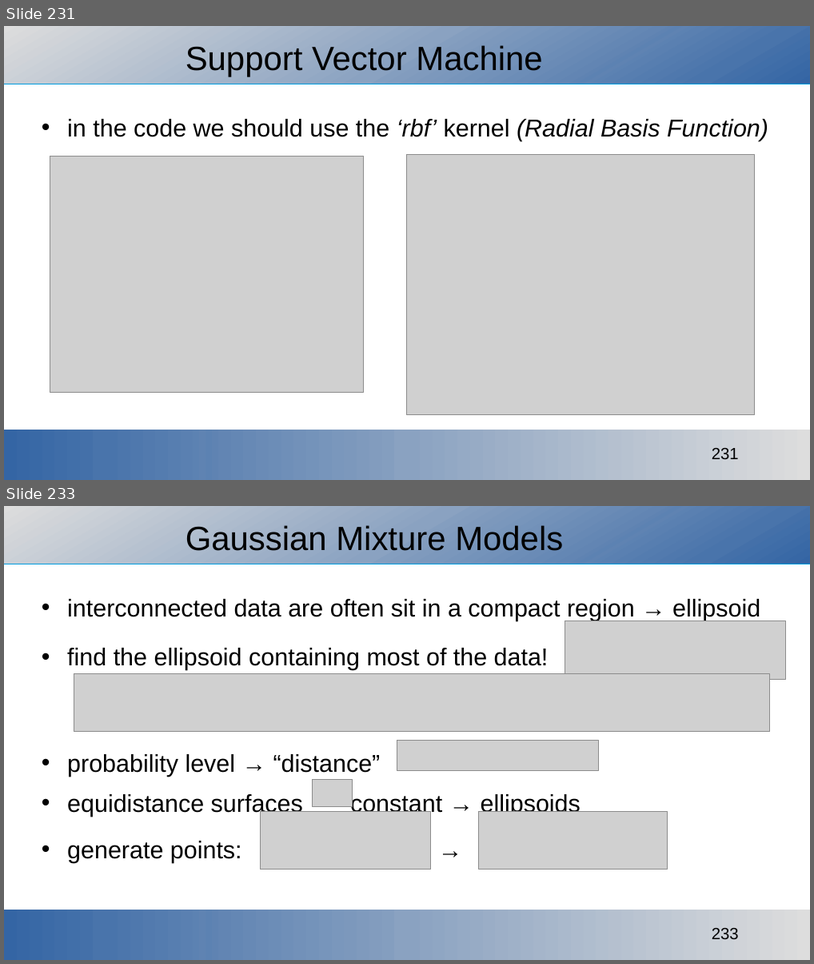
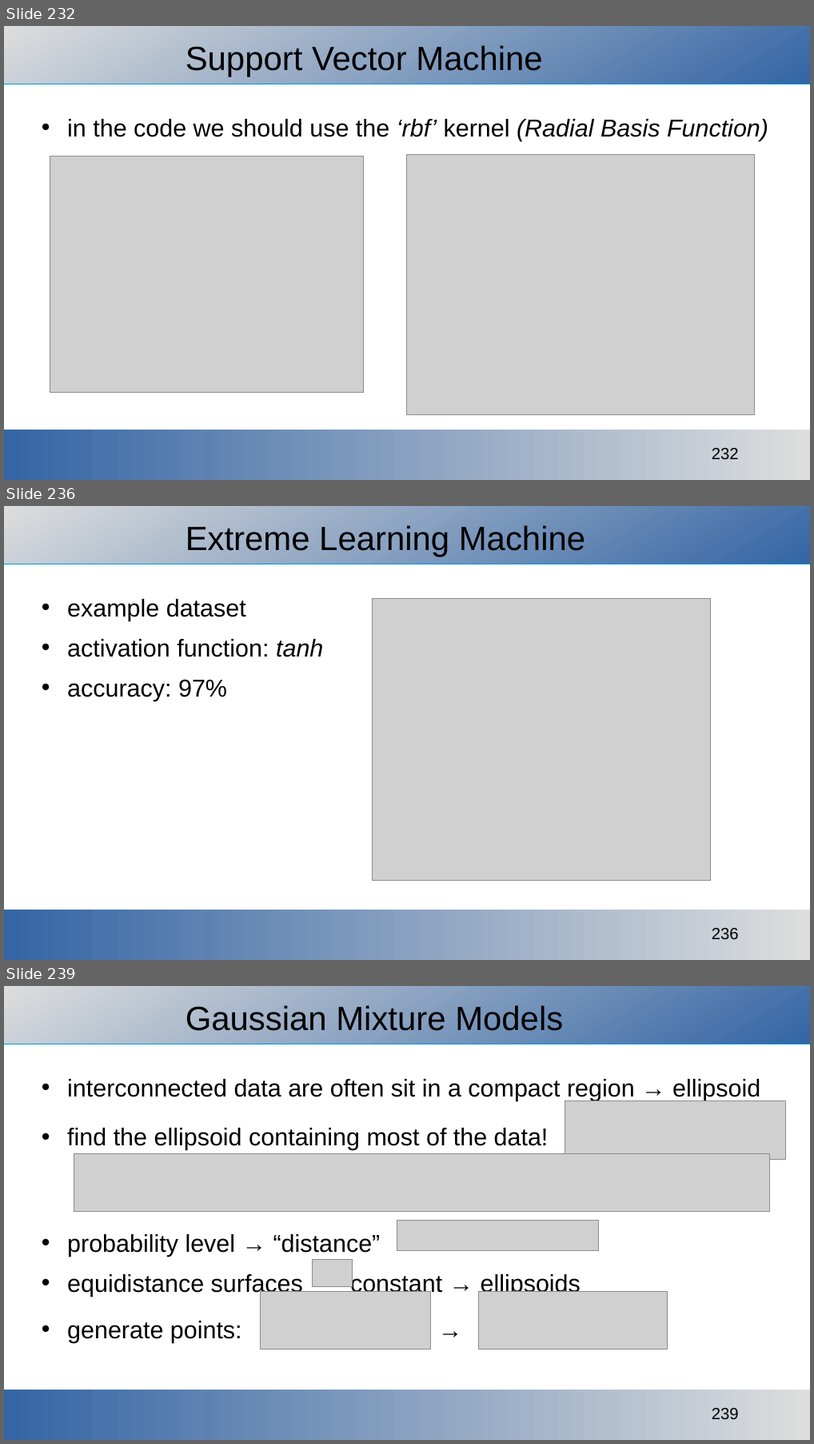
Before and after one commit to ajakovac/ML-in-Practice-I, a slide deck: ML in practice.odp. Shown one above the other, each under a label of ours: slides 231 and 233 before the commit, slides 232, 236 and 239 after it; the slides between them are not shown. The pictures are 814x964 and 814x1444 pixels, drawn with LibreOffice and Linux fonts; fonts in the diff are those of the drawing; grey boxes stand for pictures; background and template pictures are left out. Boxes give left, top, right and bottom in pixels: in the first picture for what was removed or moved away, otherwise in the second. Text is boxed around its words. In the diff, an @@ line names an element or a change of style, - is before the commit and + after.

```diff
--- a/ML in practice.odp
+++ b/ML in practice.odp
@@ slide 236 added at <box>4,506,810,960</box>, background #FFFFFF; not listed: 3 template elements that a slide beside it also shows @@
@@ title added at <box>186,525,586,556</box>, 33 pt, text #000000 @@
+Extreme Learning Machine
@@ text added at <box>67,599,323,701</box>, 24 pt, text #000000 @@
+• example dataset
+• activation function: tanh
+• accuracy: 97%
@@ picture added at <box>373,599,711,880</box> @@
@@ what was slide 231 is now slide 232 @@
@@ page number at <box>712,448,739,459</box>: text changed @@
-231
+232
@@ what was slide 233 is now slide 239 @@
@@ page number at <box>712,1408,739,1419</box>: text changed @@
-233
+239
```
Also in this commit, not shown: 7 slides changed, 14 other slides added, 16 other files.
